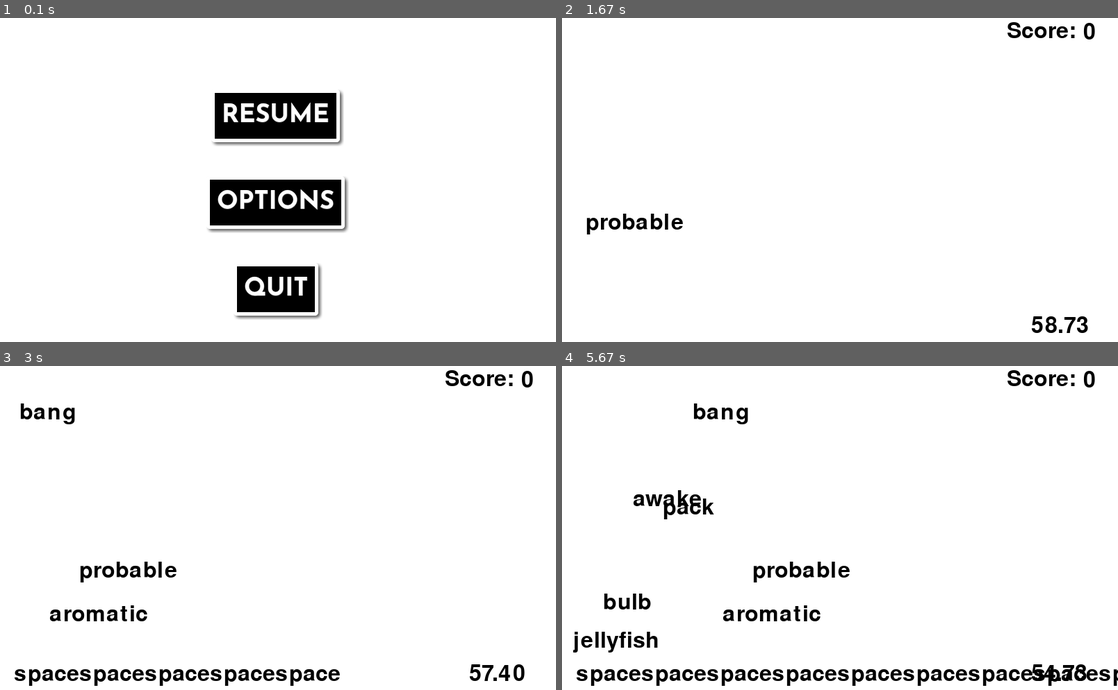
Above: before the commit, frames 1-4 (two rows, left to right).
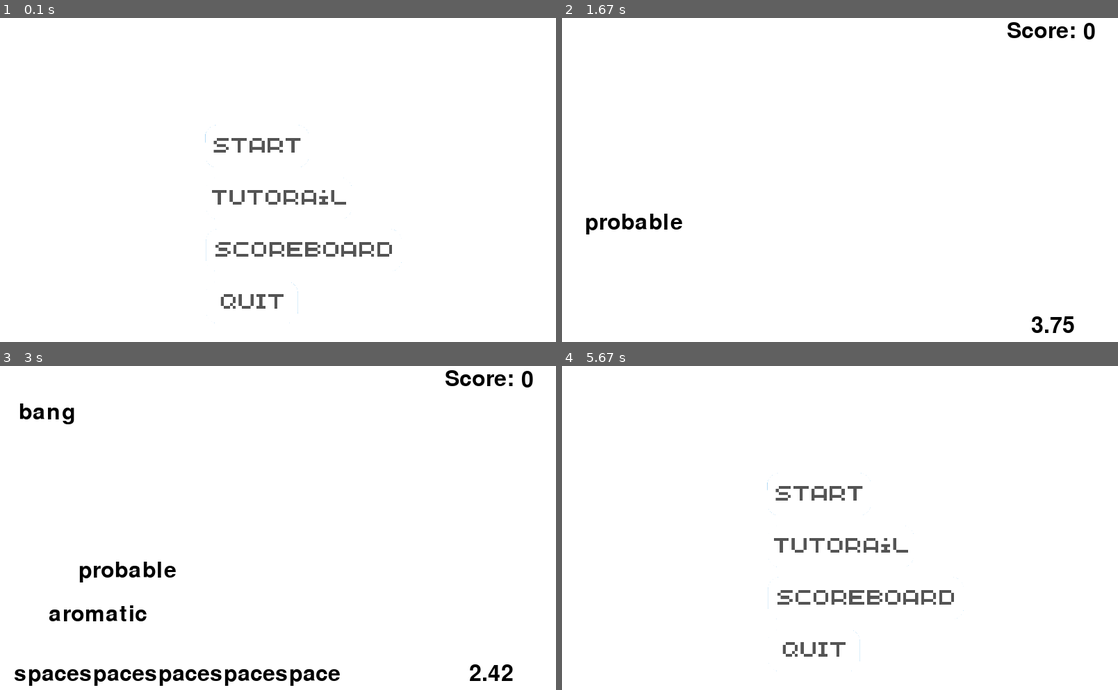
Above: after the commit, the same moments.

Repository: FITM-KMUTNB/pythonproject65-python_love_me
Game: pygame game, started from main.py
The game is run twice, just before and just after one commit, with the same random seed, the same clock (stepped at 60 frames per second) and the same inputs.
Inputs (mouse positions are in pixels of both pictures, inside the frame that each line leads up to):
- Up to frame 1 (0.1 s): no input
- Up to frame 2 (1.67 s): click (817, 144) at 0.38 s; click (706, 180) at 0.72 s; tap Space at 1 s; tap Enter at 1.33 s
- Up to frame 3 (3 s): tap Space at 1.73, 2.03, 2.23, 2.57, 2.87 s
- Up to frame 4 (5.67 s): tap Space at 3.07, 3.37, 3.63, 3.97, 4.27 s; click (812, 599) at 5.45 s

The runs differ from the first frame. In frame 1, 9.3% of the frame differs, in the area x 36-73%, y 22-95%; in frame 2, 0.5%; in frame 3, 0.9%; in frame 4, 6.7%.

Commit message:
home-start notwork

Diff:
--- a/main.py
+++ b/main.py
@@ -8,23 +8,25 @@
 screen = pygame.display.set_mode((SCREEN_WIDTH, SCREEN_HEIGHT))
 pygame.display.set_caption("Main Menu")
 menu_state = "start"
+font1 = pygame.font.Font("freesansbold.ttf", 48)
 font2 = pygame.font.Font("freesansbold.ttf", 32)
 TEXT_COL = (0, 0, 0)
-resume_img = pygame.image.load("images/button_resume.png").convert_alpha()
-options_img = pygame.image.load("images/button_options.png").convert_alpha()
-quit_img = pygame.image.load("images/button_quit.png").convert_alpha()
-video_img = pygame.image.load('images/button_video.png').convert_alpha()
-audio_img = pygame.image.load('images/button_audio.png').convert_alpha()
-keys_img = pygame.image.load('images/button_keys.png').convert_alpha()
-back_img = pygame.image.load('images/button_back.png').convert_alpha()
-resume_button = button.Button(304, 125, resume_img, 1)
-options_button = button.Button(297, 250, options_img, 1)
-quit_button = button.Button(336, 375, quit_img, 1)
-video_button = button.Button(226, 75, video_img, 1)
-audio_button = button.Button(225, 200, audio_img, 1)
-keys_button = button.Button(246, 325, keys_img, 1)
-back_button = button.Button(332, 450, back_img, 1)
 success_count = 0
+
+start_img = pygame.image.load("images/start.png").convert_alpha()
+tutorail_img = pygame.image.load("images/tutorail.png").convert_alpha()
+scoreboard_img = pygame.image.load('images/scoreboard.png').convert_alpha()
+quit_img = pygame.image.load("images/quit.png").convert_alpha()
+restart_img = pygame.image.load('images/restart.png').convert_alpha()
+home_img = pygame.image.load('images/home.png').convert_alpha()
+
+start_button = button.Button(295, 175, start_img, 0.33)
+tutorail_button = button.Button(295, 250, tutorail_img, 0.33)
+scoreboard_button = button.Button(295, 325, scoreboard_img, 0.33)
+quit_button = button.Button(295, 400, quit_img, 0.33)
+restart_button = button.Button(295, 250, restart_img, 0.33)
+home_button = button.Button(295, 325, home_img, 0.33)
+
 def load_words_file(filename):
     word_file = open(filename, "r")
     lines_read = word_file.readlines()
@@ -44,23 +46,34 @@
         if word == words_on_screen[i]["word"]:
             return i
     return -1
-def scoreboard():
-    pass
-def tutorial():
-    pass
 def draw_text(text, font, text_col, x, y):
     img = font.render(text, True, text_col)
     screen.blit(img, (x, y))
 run = True
 while run:
-    screen.fill((255, 255, 255))
     if menu_state == "start":
-        if resume_button.draw(screen):
-            menu_state = 'game'
-        if options_button.draw(screen):
-            menu_state = "options"
-        if quit_button.draw(screen):
-            run = False
+        pygame.init()
+        display_surface = pygame.display.set_mode((800, 500))
+        pygame.display.set_caption("Start menu")
+        startrun = True
+        display_surface.fill((255,255,255))
+        while startrun:
+            if start_button.draw(screen):
+                menu_state = 'game'
+                startrun = False
+            if tutorail_button.draw(screen):
+                menu_state = "tutorail"
+                startrun = False
+            if scoreboard_button.draw(screen):
+                menu_state = 'scoreboard'
+                startrun = False
+            if quit_button.draw(screen):
+                run = False
+            for event in pygame.event.get():
+                if event.type == pygame.QUIT:
+                    run = False
+                    startrun = False
+            pygame.display.update()
     if menu_state == "game":
         lines_read = load_words_file("english_words.txt")# load words from the file
         pygame.init()
@@ -78,9 +91,10 @@
         rungame = True
         pytime = pygame.time.get_ticks()/1000
         while rungame:
-            countdown_timer = (60+pytime) - (pygame.time.get_ticks() / 1000)
+            countdown_timer = (5+pytime) - (pygame.time.get_ticks() / 1000)
             if float(countdown_timer) <= 0.00:#end game
                 display_surface.fill((255,255,255))
+                menu_state = 'end'
                 ended = True
                 rungame = False
             if not ended:
@@ -94,6 +108,7 @@
                 for event in pygame.event.get():
                     if event.type == pygame.QUIT:
                         run = False
+                        rungame = False
                     if event.type == pygame.KEYDOWN:
                         if pygame.key.name(event.key) == "return":
                             index_found = is_word_on_screen(words_on_screen,current_text)
@@ -114,35 +129,31 @@
                 render_text(display_surface,font,str('%.2f'%(countdown_timer)),(0,0,0),(675,450))
                 render_text(display_surface,font,str('%d'%(success_count)),(0,0,0),(750,27))
                 render_text(display_surface,font,'Score:',(0,0,0),(640,25))
-            for event in pygame.event.get():
-                if event.type == pygame.QUIT:
-                    run = False
             pygame.display.update()
             clock.tick(60)
-        menu_state = 'end'
-    if menu_state == "options":
-        if video_button.draw(screen):
-            print("Video Settings")
-        if audio_button.draw(screen):
-            print("Audio Settings")
-        if keys_button.draw(screen):
-            print("Change Key Bindings")
-        if back_button.draw(screen):
-            menu_state = "start"
+    if menu_state == "tutorail":
+        pass
+    if menu_state == 'scoreboard':
+        pass
     if menu_state == 'end':
         pygame.init()
         display_surface = pygame.display.set_mode((800, 500))
         pygame.display.set_caption("End menu")
-        font1 = pygame.font.Font("freesansbold.ttf", 48)
-        font2 = pygame.font.Font("freesansbold.ttf", 32)
         endrun = True
+        display_surface.fill((255,255,255))
         while endrun:
-            display_surface.fill((255,255,255))
             render_text(display_surface,font1,"Game Over.",(0,0,0),(275,35))
-            render_text(display_surface,font2," Score :  {0} word per minute".format(success_count),(0,0,0),(150,450))
+            render_text(display_surface,font2," Score :  {0} word per minute".format(success_count),(0,0,0),(175,125))
+            if restart_button.draw(screen):
+                menu_state = 'game'
+                endrun = False
+            if home_button.draw(screen):
+                menu_state = "start"
+                endrun = False
             for event in pygame.event.get():
                 if event.type == pygame.QUIT:
                     run = False
+                    endrun = False
             pygame.display.update()
     for event in pygame.event.get():
         if event.type == pygame.QUIT:
